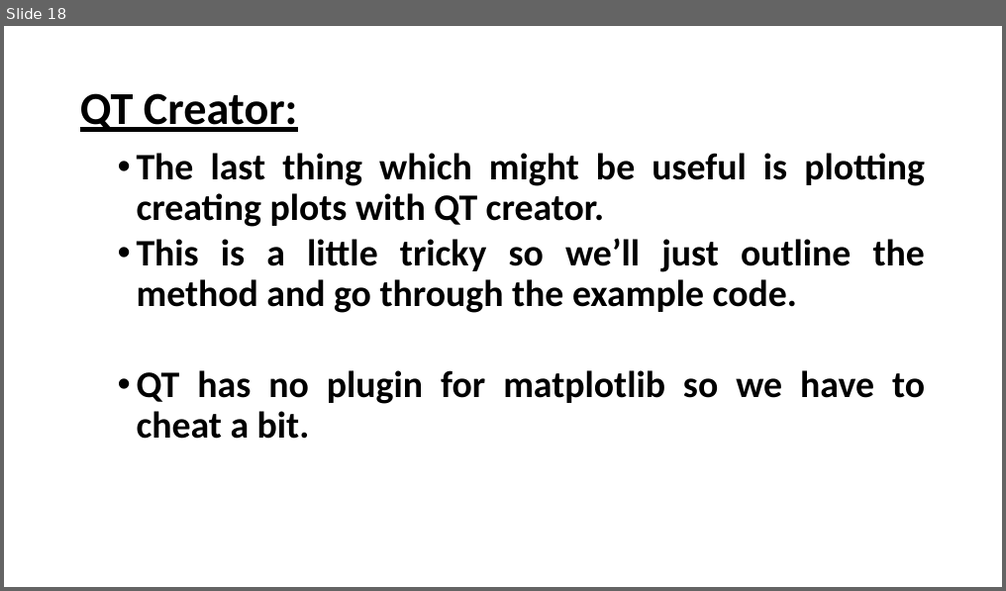
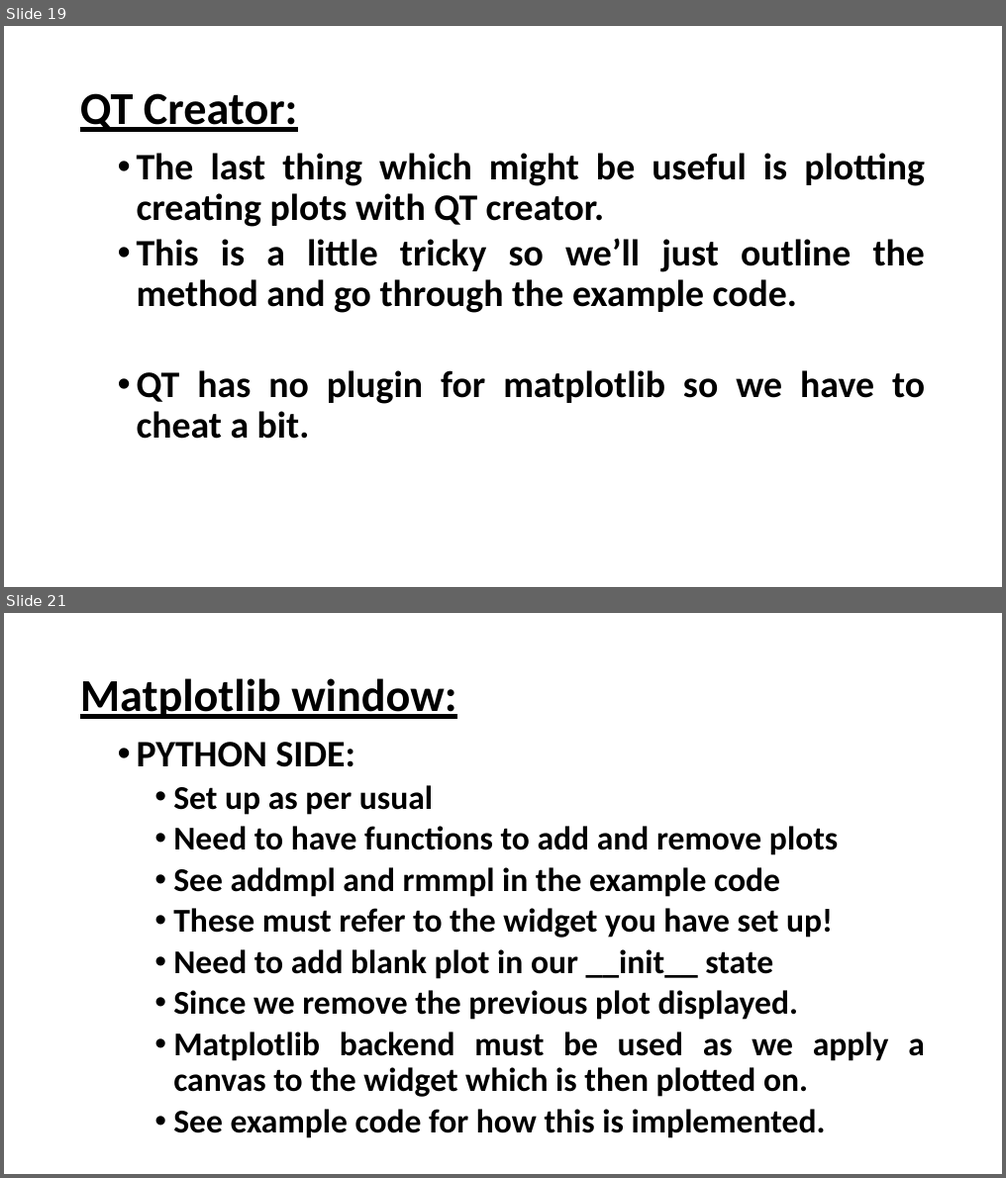
Before and after one commit to joeybrennan/Python-UI-Projects, a slide deck: GUI How to/User Interfaces.pptx. Shown one above the other, each under a label of ours: slide 18 before the commit, slides 19 and 21 after it; the slides between them are not shown. The pictures are 1006x591 and 1006x1178 pixels, drawn with LibreOffice and Linux fonts; fonts in the diff are those of the drawing; background and template pictures are left out. Boxes give left, top, right and bottom in pixels: in the first picture for what was removed or moved away, otherwise in the second. Text is boxed around its words. In the diff, an @@ line names an element or a change of style, - is before the commit and + after.

```diff
--- a/GUI How to/User Interfaces.pptx
+++ b/GUI How to/User Interfaces.pptx
@@ slide 21 added at [4,613,1002,1174], background picture (left out) @@
@@ rectangle added at [4,613,1002,1174], fill #FFFFFF at 59% opacity @@
@@ title added at [80,678,456,719], 44 pt, text #000000, bold, underline @@
+Matplotlib window:
@@ text added at [137,742,925,1139], 32 pt, text #000000, bold @@
+  • PYTHON SIDE:
+    • Set up as per usual
+    • Need to have functions to add and remove plots
+    • See addmpl and rmmpl in the example code
+    • These must refer to the widget you have set up!
+    • Need to add blank plot in our __init__ state
+    • Since we remove the previous plot displayed.
+    • Matplotlib backend must be used as we apply a canvas to the widget which is then plotted on.
+    • See example code for how this is implemented.
@@ what was slide 18 is now slide 19 @@
```
Also in this commit, not shown: 6 slides changed, 3 other slides added.
